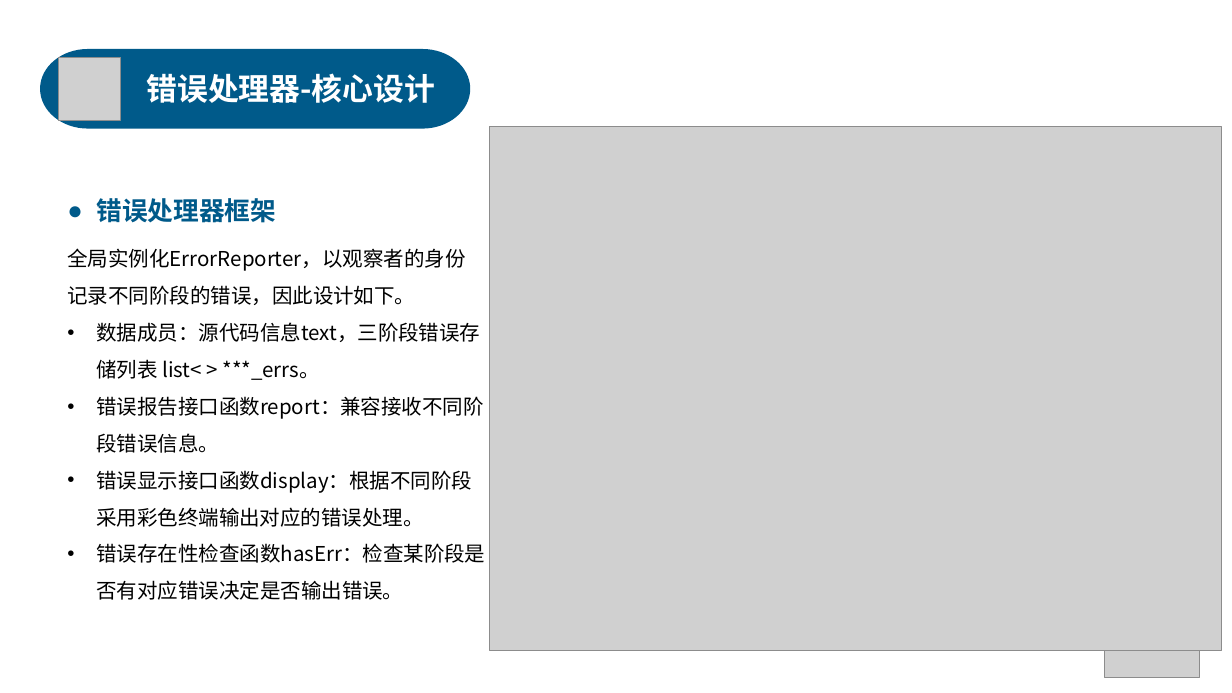
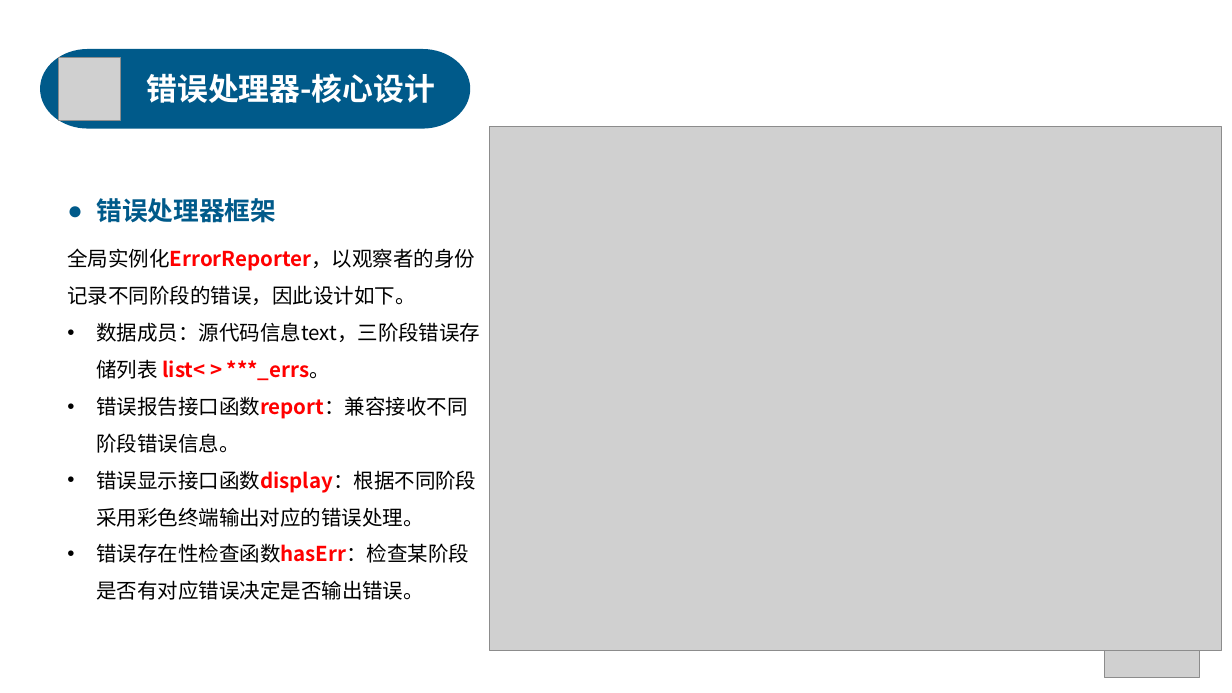
Before and after one commit to anxi710/compiler-principle-project, a slide deck: slide 34 of report/compiler_ppt.pptx (slide 31 before the commit). Drawn at 1232x693 pixels with LibreOffice and Linux fonts; fonts in the diff are those of the drawing; grey boxes stand for pictures. Boxes give left, top, right and bottom in pixels: in the first picture for what was removed or moved away, otherwise in the second. Text is boxed around its words. In the diff, an @@ line names an element or a change of style, - is before the commit and + after.

```diff
--- a/report/compiler_ppt.pptx
+++ b/report/compiler_ppt.pptx
@@ text at bbox=[67, 248, 480, 600]: text colour #000000 to #FF0000, bold on in "全局实例化ErrorReporter，以观察者的身份记录不同阶段的错误，因此设计如下。", "list< > ***_errs。", "错误报告接口函数report：兼容接收不同阶段错误信息。", "错误显示接口函数display：根据不同阶段采用彩色终端输出对应的错误处理。" and 1 more places @@
```
Also in this commit, not shown: 9 other slides changed, 3 slides added, 2 slides removed.
